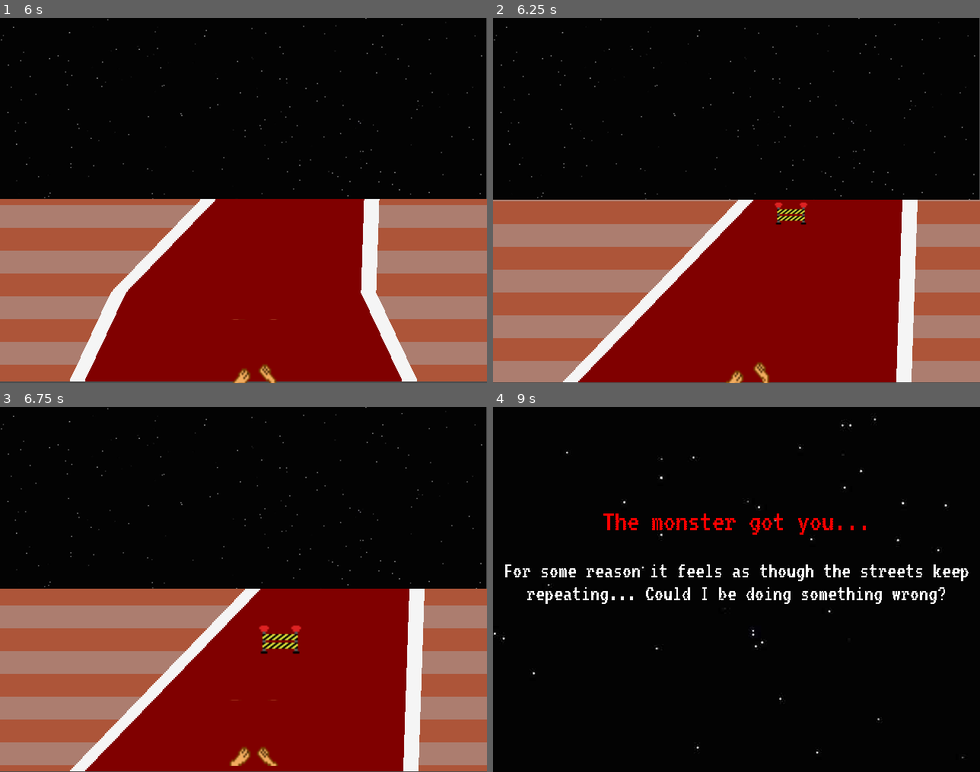
Above: before the commit, frames 1-4 (two rows, left to right).
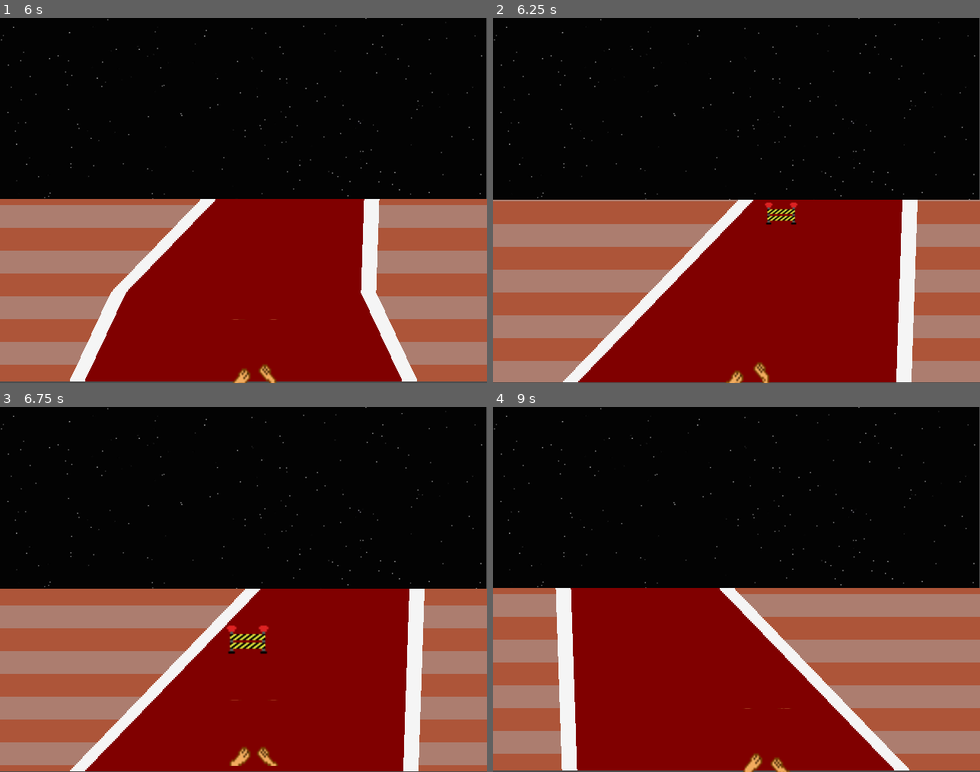
Above: after the commit, the same moments.

Repository: Jahavsuna/gamejam25
Game: Godot game, scene res://scenes/TitleScreen.tscn
The game is run twice, just before and just after one commit, with the same random seed, the same clock (stepped at 60 frames per second) and the same inputs.
Inputs:
- Up to frame 1 (6 s): tap Enter at 0.5 s; hold Right (ui_right) 0.53-1.28 s; hold Down (ui_down) 1.28-2.03 s; hold Right (ui_right) 2.03-2.78 s; hold Up (ui_up) 2.78-3.53 s; hold Left (ui_left) 3.53-5.03 s; hold Down (ui_down) 5.03-5.78 s; hold Right (ui_right) from 5.78 s (still down)
- Up to frame 2 (6.25 s): keep holding Right (ui_right)
- Up to frame 3 (6.75 s): release Right (ui_right) at 6.53 s; hold Up (ui_up) from 6.53 s (still down)
- Up to frame 4 (9 s): release Up (ui_up) at 7.28 s; hold Right (ui_right) 7.28-8.03 s; hold Down (ui_down) 8.03-8.78 s; hold Left (ui_left) from 8.78 s (still down)

Frame 1 is identical in both runs. In frame 2, 0.3% of the frame differs, in the area x 55-65%, y 50-57%; in frame 3, 0.6%; in frame 4, 52%, in the area x 0-100%, y 0-100%.

Commit message:
Changed object movement on track to depend on line

Diff:
--- a/scenes/gate_obstacle.gd
+++ b/scenes/gate_obstacle.gd
@@ -16,10 +16,10 @@
 
 	# x_offset is modified by the current segment's dx
 	var curr_dx = GameGlobals.get_current_dx()
-	var curr_road_fraction = GameGlobals.get_road_fraction(self.position.y)
-	var next_road_fraction = GameGlobals.get_road_fraction(self.position.y + y_offset)
-	var passed_lines = curr_road_fraction - next_road_fraction
-	var offset_from_dx = -curr_dx * passed_lines
+
+	var curr_road_line = GameGlobals.get_line_by_y(self.position.y)
+	var next_road_line = GameGlobals.get_line_by_y(self.position.y + y_offset)
+	var offset_from_dx = next_road_line.x_offset - curr_road_line.x_offset
 
 	# Return offset vector
 	var offset_vec = Vector2(projective_x_offset + offset_from_dx, y_offset)
